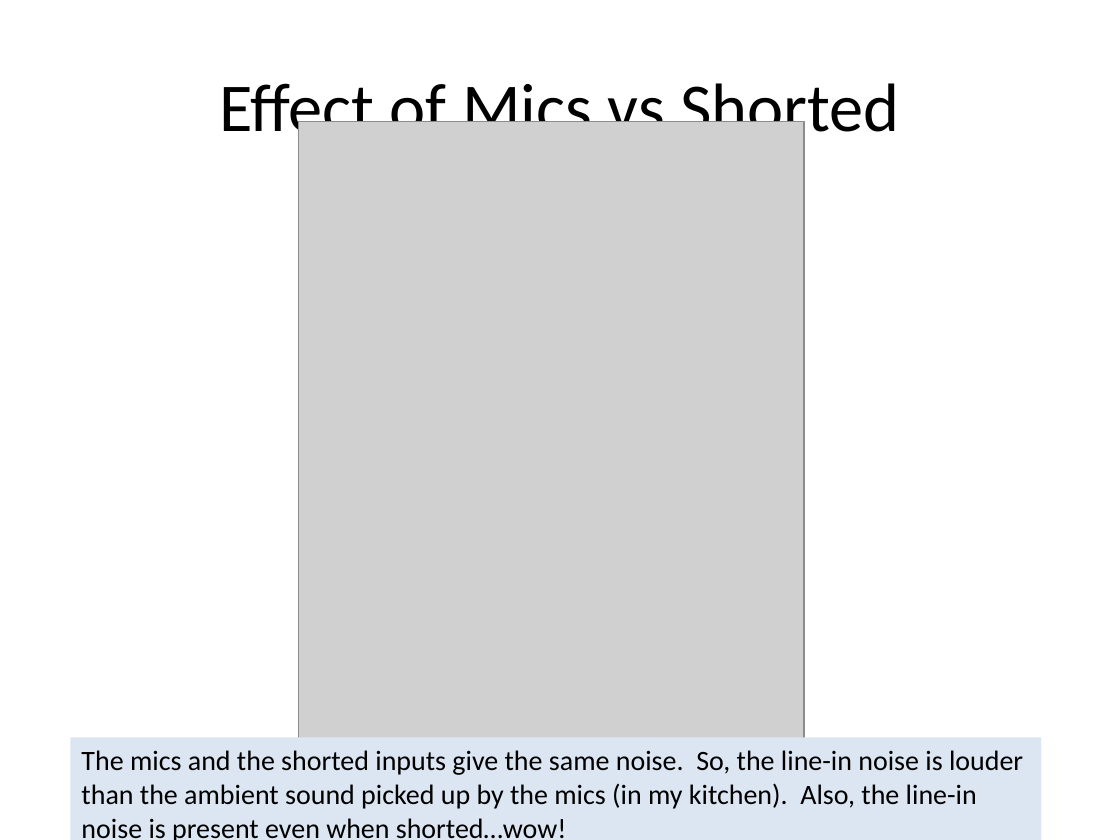
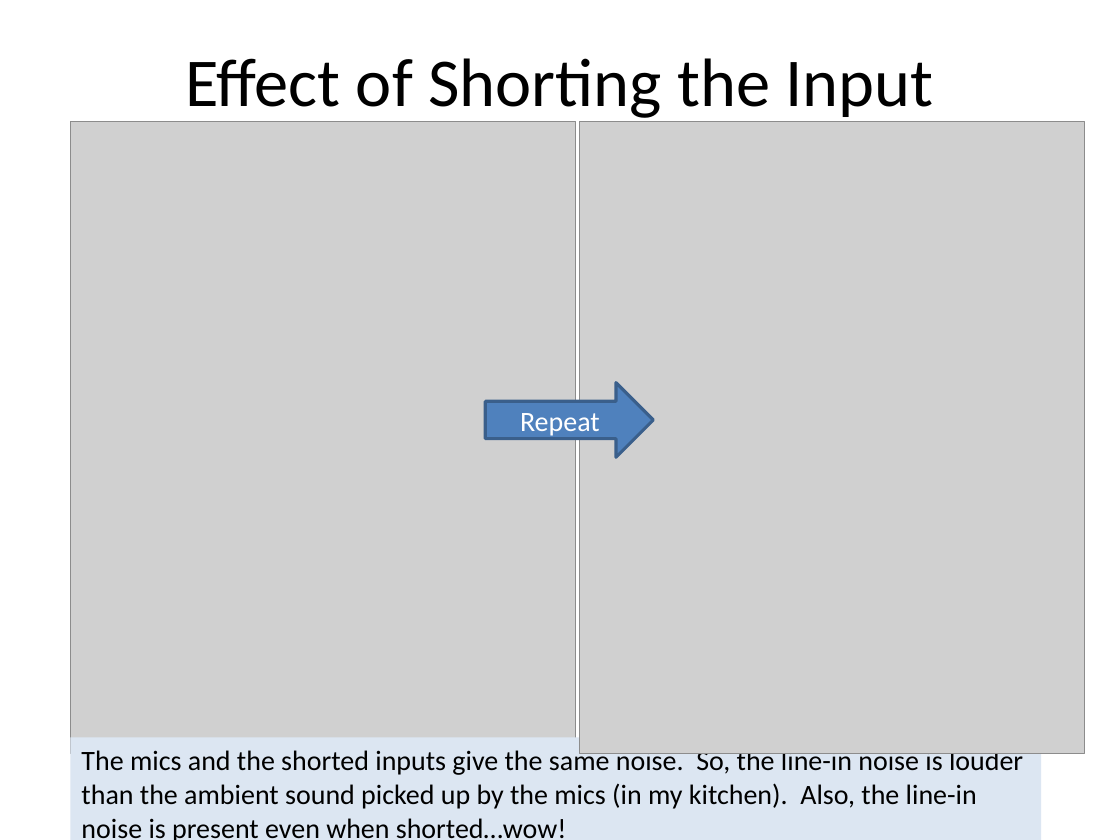
Before and after one commit to chipaudette/OpenAudio_blog, a slide deck: slide 6 of Working/2016-10-20 LineIn Noise Exploration.pptx. Drawn at 1120x840 pixels with LibreOffice and Linux fonts; fonts in the diff are those of the drawing; grey boxes stand for pictures. Boxes give left, top, right and bottom in pixels: in the first picture for what was removed or moved away, otherwise in the second. Text is boxed around its words. In the diff, an @@ line names an element or a change of style, - is before the commit and + after.

Commit message:
Temp: more analysis on line-in noise

```diff
--- a/Working/2016-10-20 LineIn Noise Exploration.pptx
+++ b/Working/2016-10-20 LineIn Noise Exploration.pptx
@@ title at box(185, 58, 934, 123): text changed @@
-Effect of Mics vs Shorted
+Effect of Shorting the Input
@@ picture: place and size @@
-picture at box(299, 121, 804, 753)
+picture at box(71, 121, 576, 753)
@@ picture added at box(579, 122, 1084, 754) @@
@@ right arrow added at box(485, 383, 653, 458), fill #4F81BD, outline #3A5F8C 2 pt, 18 pt, text #FFFFFF @@
+Repeat
```
